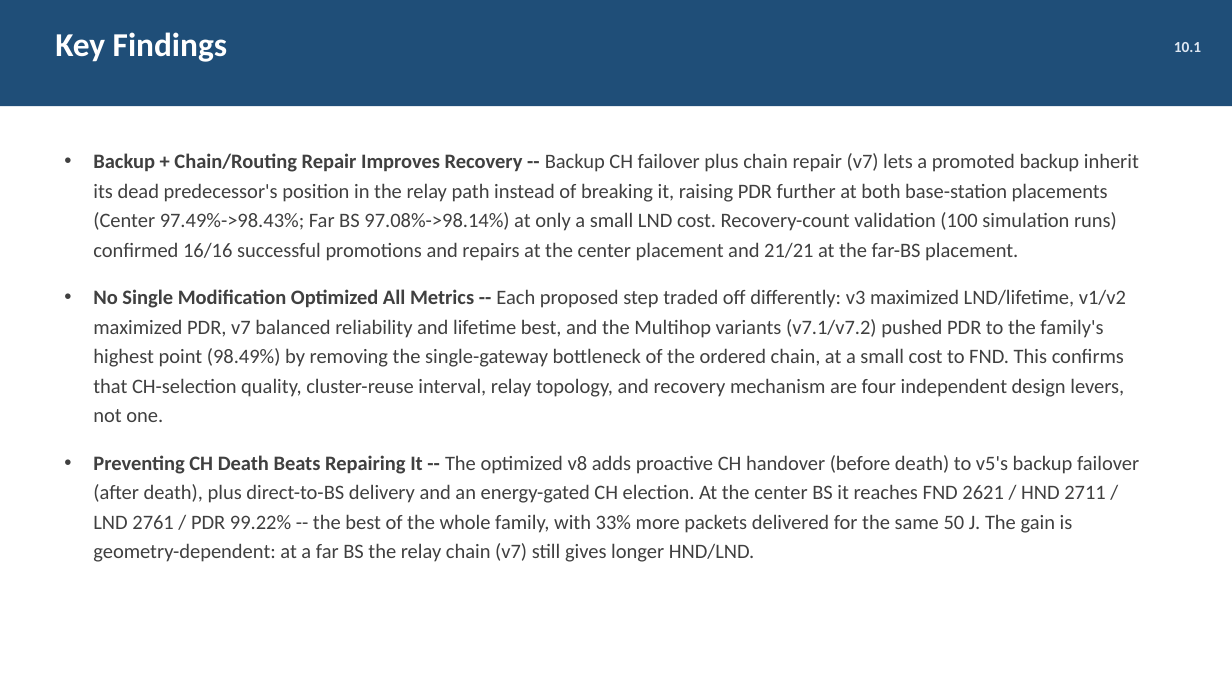
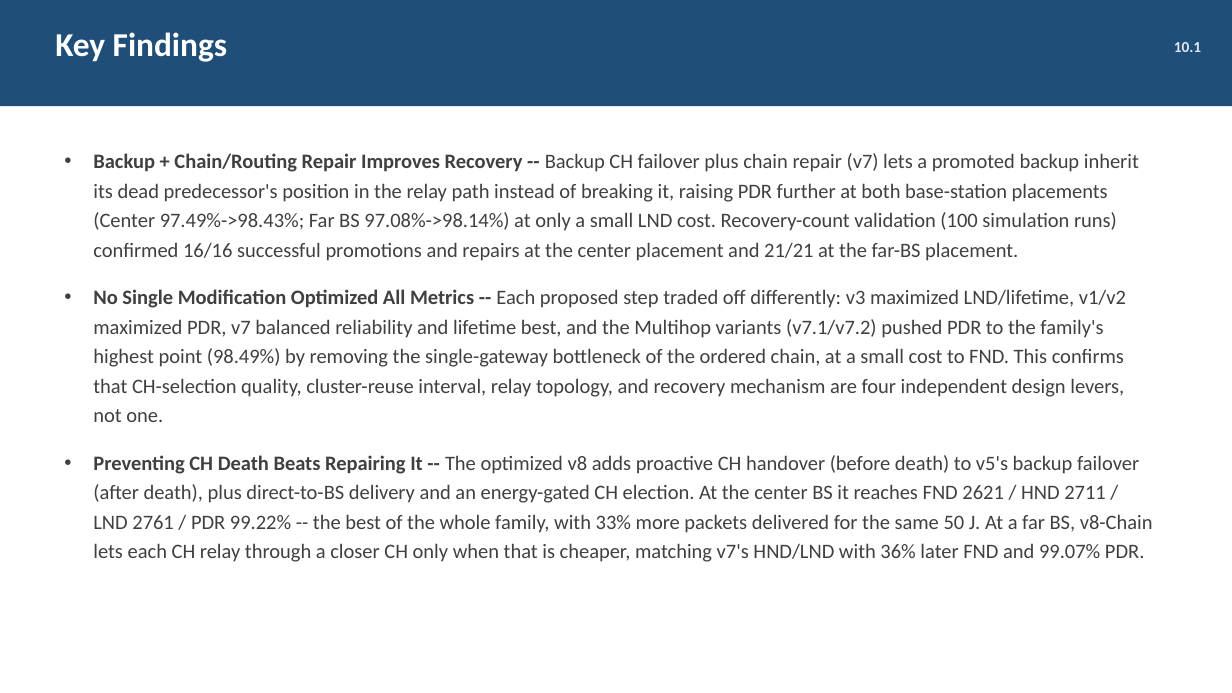
Before and after one commit to RahmaOshba/Routing-Protocols, a slide deck: slide 90 of thesis-v8/Thesis_Presentation_v8.pptx (slide 87 before the commit). Drawn at 1232x693 pixels with LibreOffice and Linux fonts; fonts in the diff are those of the drawing. Boxes give left, top, right and bottom in pixels: in the first picture for what was removed or moved away, otherwise in the second. Text is boxed around its words. In the diff, an @@ line names an element or a change of style, - is before the commit and + after.

```diff
--- a/thesis-v8/Thesis_Presentation_v8.pptx
+++ b/thesis-v8/Thesis_Presentation_v8.pptx
@@ text at (x1=93, y1=455, x2=1153, y2=562): text changed @@
-• Preventing CH Death Beats Repairing It -- The optimized v8 adds proactive CH handover (before death) to v5's backup failover (after death), plus direct-to-BS delivery and an energy-gated CH election. At the center BS it reaches FND 2621 / HND 2711 / LND 2761 / PDR 99.22% -- the best of the whole family, with 33% more packets delivered for the same 50 J. The gain is geometry-dependent: at a far BS the relay chain (v7) still gives longer HND/LND.
+• Preventing CH Death Beats Repairing It -- The optimized v8 adds proactive CH handover (before death) to v5's backup failover (after death), plus direct-to-BS delivery and an energy-gated CH election. At the center BS it reaches FND 2621 / HND 2711 / LND 2761 / PDR 99.22% -- the best of the whole family, with 33% more packets delivered for the same 50 J. At a far BS, v8-Chain lets each CH relay through a closer CH only when that is cheaper, matching v7's HND/LND with 36% later FND and 99.07% PDR.
```
Also in this commit, not shown: 3 other slides changed, 3 slides added, 4 other files.
